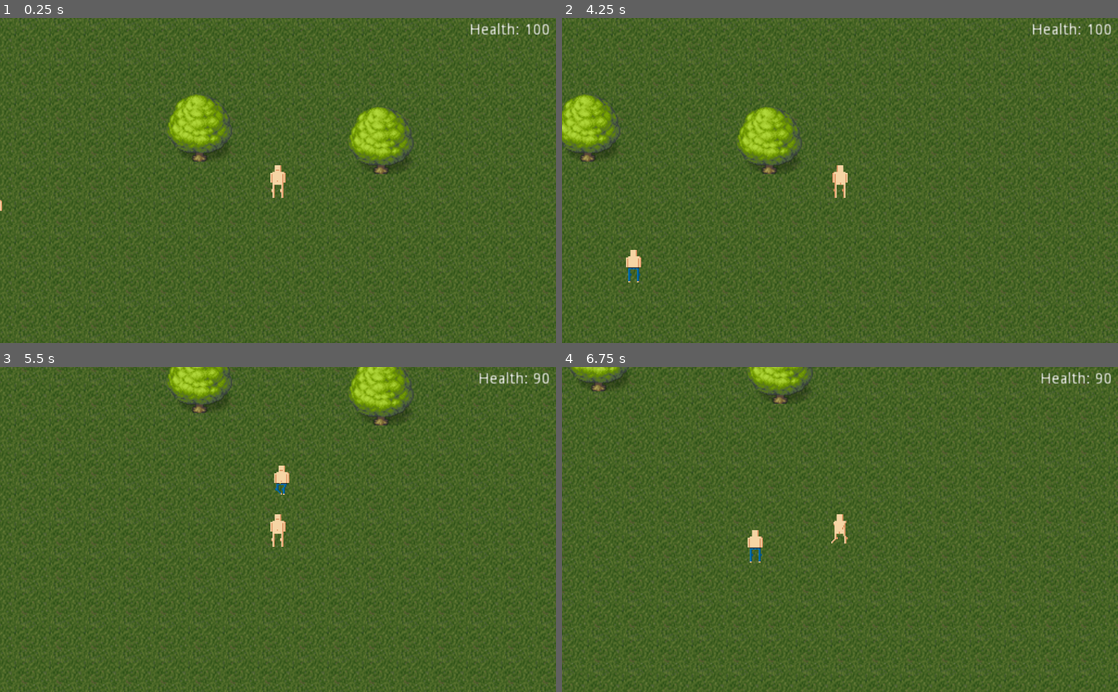
Above: before the commit, frames 1-4 (two rows, left to right).
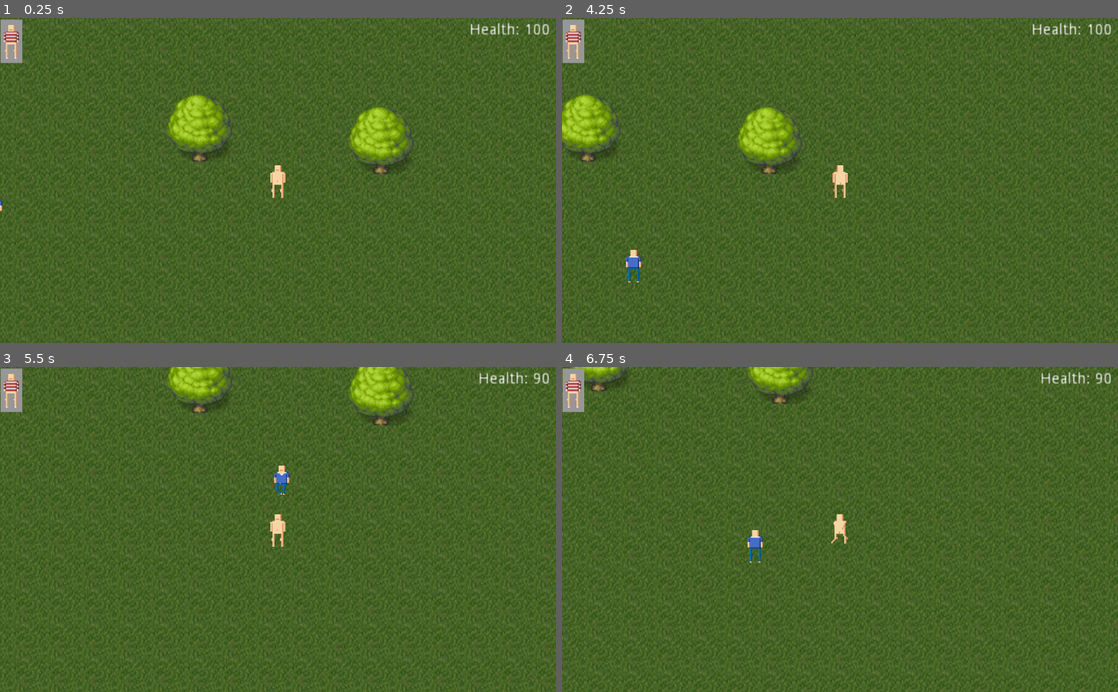
Above: after the commit, the same moments.

Repository: gvekan/ludum-dare-45
Game: Godot game, scene res://scenes/World.tscn
Same seed, same stepped clock (60 frames per second), same inputs: the game is played once before the commit and once after it.
Inputs:
- Up to frame 1 (0.25 s): no input
- Up to frame 2 (4.25 s): tap Enter at 0.5 s; hold Right (ui_right) 0.53-1.28 s; hold Down (ui_down) 1.28-2.03 s; hold Right (ui_right) 2.03-2.78 s; hold Up (ui_up) 2.78-3.53 s; hold Left (ui_left) from 3.53 s (still down)
- Up to frame 3 (5.5 s): release Left (ui_left) at 5.03 s; hold Down (ui_down) from 5.03 s (still down)
- Up to frame 4 (6.75 s): release Down (ui_down) at 5.78 s; hold Right (ui_right) 5.78-6.53 s; hold Up (ui_up) from 6.53 s (still down)

The runs differ from the first frame. In frame 1, 0.5% of the frame differs, in the area x 0-4%, y 0-59%; in frame 2, 0.6%, in the area x 0-15%, y 0-77%; in frame 3, 0.6%; in frame 4, 0.6%.

Commit message:
Added more upper bodies

Diff:
--- a/scenes/Characters/NPC/NPC.tscn
+++ b/scenes/Characters/NPC/NPC.tscn
@@ -1,18 +1,22 @@
-[gd_scene load_steps=5 format=2]
+[gd_scene load_steps=6 format=2]
 
 [ext_resource path="res://scenes/Characters/Character.tscn" type="PackedScene" id=1]
 [ext_resource path="res://scenes/Characters/NPC/NPC.gd" type="Script" id=2]
 [ext_resource path="res://assets/characters/jeans-legs.png" type="Texture" id=3]
+[ext_resource path="res://assets/characters/blue-upper-body.png" type="Texture" id=4]
 
 [sub_resource type="CircleShape2D" id=1]
 radius = 100.0
 
-[node name="NPC" instance=ExtResource( 1 )]
+[node name="NPC" index="0" instance=ExtResource( 1 )]
 script = ExtResource( 2 )
 speed = 100
 
 [node name="Legs" parent="." index="3"]
 texture = ExtResource( 3 )
+
+[node name="UpperBody" parent="." index="4"]
+texture = ExtResource( 4 )
 
 [node name="FOV" type="Area2D" parent="." index="5"]
 
--- a/scenes/Fashion/Fashion.gd
+++ b/scenes/Fashion/Fashion.gd
@@ -5,25 +5,33 @@
 var legs_jeans = preload("res://assets/characters/jeans-legs.png")
 var legs_naked = preload("res://assets/characters/naked-legs.png")
 
-#Feet fashoins
-var feet_sneakers = preload("res://assets/characters/sneakers-feets.png")
-var feet_naked = preload("res://assets/characters/naked-feets.png")
-
-#UpperBody fashions
-var upper_naked = preload("res://assets/characters/naked-upper-body.png")
-
-#Head fashion
-var head_naked = preload("res://assets/characters/naked-head.png")
-
 enum leg_fashion{
 	JEANS,
 	NAKED
 }
 
+#Feet fashoins
+var feet_sneakers = preload("res://assets/characters/sneakers-feets.png")
+var feet_naked = preload("res://assets/characters/naked-feets.png")
+
 enum feet_fashion{
 	SNEAKERS,
 	NAKED
 }
+
+#UpperBody fashions
+var upper_naked = preload("res://assets/characters/naked-upper-body.png")
+var upper_red_white = preload("res://assets/characters/stripe-red-white-upper-body.png")
+var upper_blue = preload("res://assets/characters/blue-upper-body.png")
+
+enum upper_fashion{
+	RED_WHITE,
+	BLUE,
+	NAKED
+}
+
+#Head fashion
+var head_naked = preload("res://assets/characters/naked-head.png")
 
 # Called when the node enters the scene tree for the first time.
 func _ready():
@@ -32,17 +40,24 @@
 	var leg = rng.randi_range (0,leg_fashion.size()-1)
 	print(leg_fashion.JEANS)
 	if leg == leg_fashion.JEANS:
-		get_node("Legs").texture = legs_jeans
+		$Legs.texture = legs_jeans
 	elif leg == leg_fashion.NAKED:
-		get_node("Legs").texture = legs_naked
+		$Legs.texture = legs_naked
 
 	var feet = rng.randi_range (0,feet_fashion.size()-1)
 	if feet == feet_fashion.SNEAKERS:
-		get_node("Feet").texture = feet_sneakers
+		$Feet.texture = feet_sneakers
 	elif feet == feet_fashion.NAKED:
-		get_node("Feet").texture = feet_naked
+		$Feet.texture = feet_naked
 
-	get_node("UpperBody").texture = upper_naked
+	var upper = rng.randi_range (0,upper_fashion.size()-1)
+	if upper == upper_fashion.RED_WHITE:
+		$UpperBody.texture = upper_red_white
+	elif upper == upper_fashion.BLUE:
+		$UpperBody.texture = upper_blue
+	elif upper == upper_fashion.NAKED:
+		$UpperBody.texture = upper_naked
+
 	get_node("Head").texture = head_naked
 
 # Called every frame. 'delta' is the elapsed time since the previous frame.
--- a/scenes/Fashion/Fashion.tscn
+++ b/scenes/Fashion/Fashion.tscn
@@ -2,17 +2,24 @@
 
 [ext_resource path="res://scenes/Fashion/Fashion.gd" type="Script" id=1]
 [ext_resource path="res://assets/characters/naked-upper-body.png" type="Texture" id=2]
-[ext_resource path="res://assets/characters/sneakers-feets.png" type="Texture" id=3]
-[ext_resource path="res://assets/characters/jeans-legs.png" type="Texture" id=4]
+[ext_resource path="res://assets/characters/naked-feets.png" type="Texture" id=3]
+[ext_resource path="res://assets/characters/naked-legs.png" type="Texture" id=4]
 [ext_resource path="res://assets/characters/naked-head.png" type="Texture" id=5]
 
 [node name="Fashion" type="Node2D"]
 script = ExtResource( 1 )
 
+[node name="ColorRect" type="ColorRect" parent="."]
+margin_left = -20.0
+margin_top = -40.0
+margin_right = 20.0
+margin_bottom = 40.0
+color = Color( 0.592157, 0.592157, 0.592157, 1 )
+
 [node name="UpperBody" type="Sprite" parent="."]
 scale = Vector2( 2, 2 )
 texture = ExtResource( 2 )
-vframes = 4
+vframes = 7
 hframes = 2
 
 [node name="Feet" type="Sprite" parent="."]
--- a/scenes/World.tscn
+++ b/scenes/World.tscn
@@ -1,10 +1,11 @@
-[gd_scene load_steps=6 format=2]
+[gd_scene load_steps=7 format=2]
 
 [ext_resource path="res://scenes/World.gd" type="Script" id=1]
 [ext_resource path="res://scenes/world_.tres" type="TileSet" id=2]
 [ext_resource path="res://scenes/Characters/NPC/NPC.tscn" type="PackedScene" id=3]
 [ext_resource path="res://scenes/Characters/Player/Player.tscn" type="PackedScene" id=4]
 [ext_resource path="res://scenes/Structures/Tree.tscn" type="PackedScene" id=5]
+[ext_resource path="res://scenes/Fashion/Fashion.tscn" type="PackedScene" id=6]
 
 [node name="World" type="Node2D"]
 script = ExtResource( 1 )
@@ -30,4 +31,7 @@
 position = Vector2( 423.701, 198.55 )
 
 [node name="HUD" type="CanvasLayer" parent="."]
+
+[node name="Fashion" parent="HUD" instance=ExtResource( 6 )]
+position = Vector2( 21.0527, 43.1579 )
 [connection signal="died" from="YSort/Player" to="." method="_on_Player_died"]
Binary file added: assets/characters/blue-upper-body.png
Not shown, added: assets/characters/blue-upper-body.png.import
Binary file added: assets/characters/stripe-red-white-upper-body.png
Not shown, added: assets/characters/stripe-red-white-upper-body.png.import
Not shown, added: assets/characters/blue-upper-body-20191006-184146.piskel
Not shown, added: assets/characters/stripe-red-white-upper-body-20191006-181636.piskel
